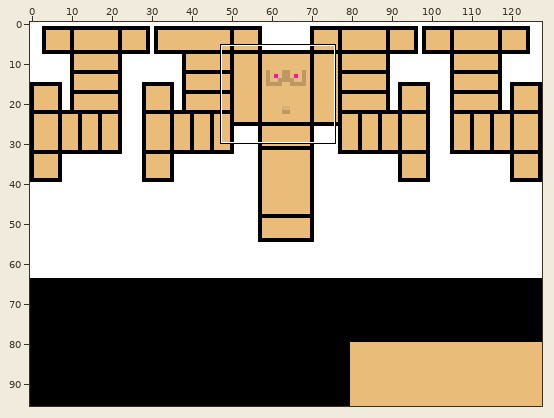
File history of a sprite sheet, versions/dimensions/skin_ovoplus.png. The picture above shows the old version from afar; the outline marks the close-up.
Close-up. Old version:
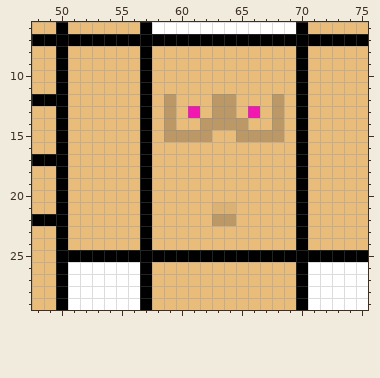
The file is 128x96 pixels. Shown: x 48..75, y 6..29.
Once edited:
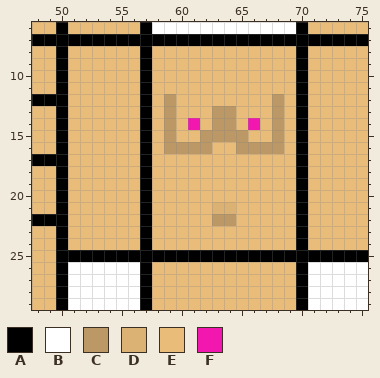
Palette (. is transparent): A #000000  B #ffffff  C #bb9865  D #dbb174  E #e9bc7a  F #f217af
The exact change:
Changed rows in their new state; - is an unchanged pixel.
first column x 59:
12 ----EE----
13 --E----E--
14 --FE--EF--
15 -EE-CC-EE-
16 CCCC--CCCC
Where, in picture pixels (left, top, right, bottom), the same in both close-ups:
changed: (164, 94, 284, 154)
